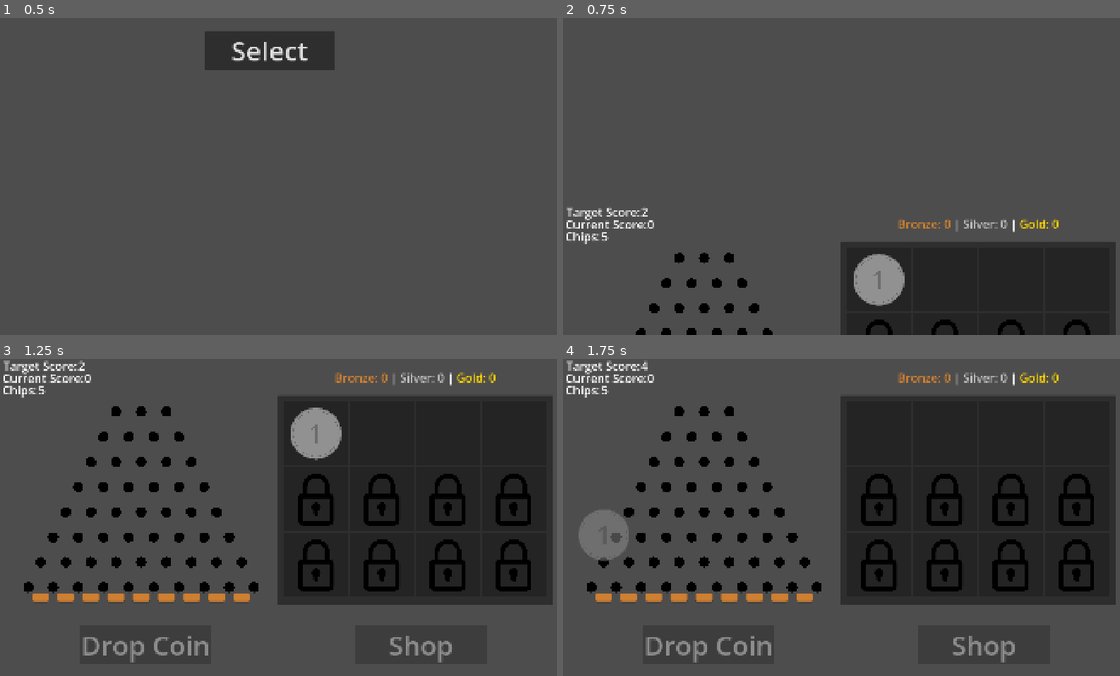
Above: before the commit, frames 1-4 (two rows, left to right).
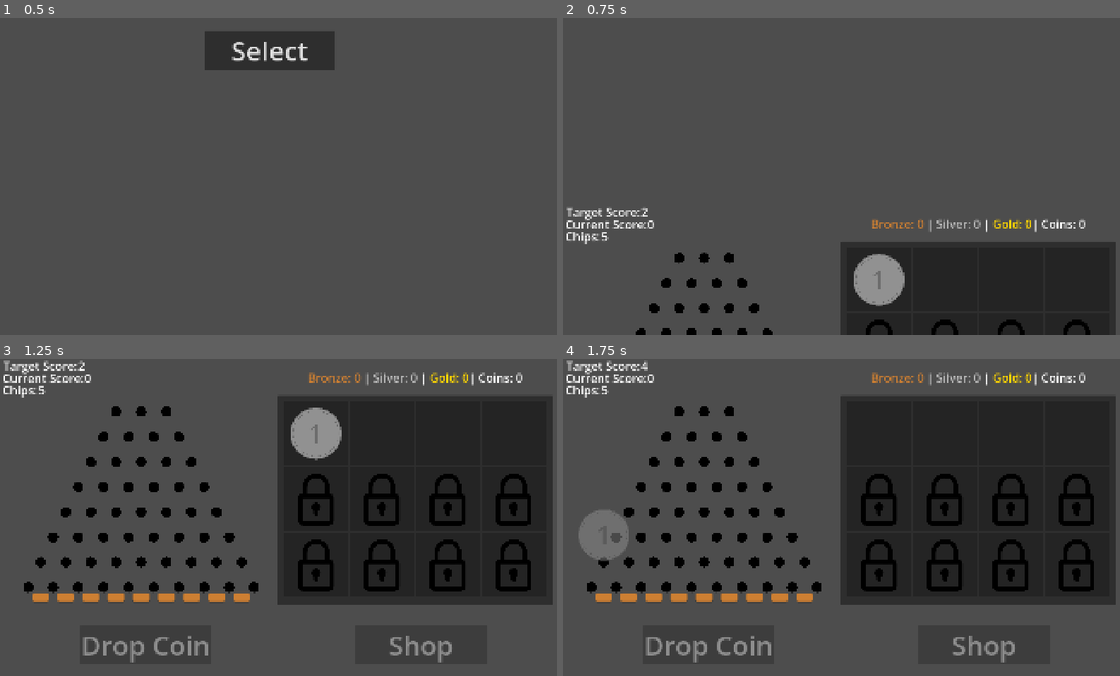
Above: after the commit, the same moments.

Repository: LicasBenjamin/PlinkoMerge
Game: Godot game, scene res://Scenes/main_scene.tscn
Two runs of this game, one before a commit and one after it. Both use one fixed random seed, a clock stepped at 60 frames per second and the inputs below. The engine's default icon, where the game draws it, is replaced by a stand-in: a white triangle on a blue panel in a dark square.
Inputs (mouse positions are in pixels of both pictures, inside the frame that each line leads up to):
- Up to frame 1 (0.5 s): no input
- Up to frame 2 (0.75 s): click "Select" at 0.5 s
- Up to frame 3 (1.25 s): no input
- Up to frame 4 (1.75 s): tap Enter at 1.25 s; drag from (880, 435) to (601, 603) at 1.27 s

Frame 1 is identical in both runs. In frame 2, 0.7% of the frame differs, in the area x 55-94%, y 63-68%; in frame 3, 0.7%, in the area x 55-94%, y 4-9%; in frame 4, 0.7%.

Commit message:
Finished off Currency update
I finished the currency update to where coins are consolidated to one unit and the shop behaves accordingly with new currency version. Made the system only give the target score amount of coins after defeating enemy.

Diff:
--- a/Scripts/Game_Manager.gd
+++ b/Scripts/Game_Manager.gd
@@ -50,11 +50,15 @@
 #End Round
 func end_round():
 	#check for win or lose, change state to Idle
+	#if won
+	Currency.add_c_coins(target_score)
 	current_state = State.Idle
 	round_ended.emit()
 
 #Need a function for when score is changed from award area
 func add_score(score : int):
+	if(current_state == State.Idle):
+		return
 	current_score += score
 	update_UI.emit(current_score, target_score)
 
--- a/Scripts/currency.gd
+++ b/Scripts/currency.gd
@@ -14,7 +14,9 @@
 	for key in amount:
 		coins[key] += amount[key]
 	#print(coins)
-	coin += c_amount
+
+func add_c_coins(amount: int):
+	coin += amount
 
 func spend_coins(amount: Dictionary, c_amount : int):
 	if not has_enough_coins(amount, c_amount):
--- a/Scripts/main_menu_ui.gd
+++ b/Scripts/main_menu_ui.gd
@@ -18,6 +18,7 @@
 	text += "[color=#cd7f32]Bronze: %d[/color] " % Currency.coins["bronze"]
 	text += "| [color=#c0c0c0]Silver: %d[/color] " % Currency.coins["silver"]
 	text += "| [color=#ffd700]Gold: %d[/color]" % Currency.coins["gold"]
+	text += "| Coins: " + str(Currency.coin)
 
 	currency_label.bbcode_enabled = true
 	currency_label.bbcode_text = text
--- a/Scripts/shop_slot.gd
+++ b/Scripts/shop_slot.gd
@@ -69,12 +69,14 @@
 		#The only upgrade that should be infinitely purchasable should go up 3x
 		#if the currency goes over 1k and it's not gold,
 		upgrade.cost = scale_cost(upgrade.cost, 1.3)
+		upgrade.c_cost = scale_c_cost(upgrade.c_cost, 1.3)
 		$text_margins/text/price.text = "Price: "+format_cost(upgrade.cost, upgrade.c_cost)
 		upgrade.uses+=1 #cancels out the adjustment at the start
 	else:
 		#adjust price
 		upgrade.cost_progression_index+=1
 		upgrade.cost = upgrade.cost_progression[upgrade.cost_progression_index]
+		upgrade.c_cost = upgrade.c_cost_progresison[upgrade.cost_progression_index]
 		$text_margins/text/price.text = "Price: "+format_cost(upgrade.cost, upgrade.c_cost)
 
 #Following 3 functions below are for scaling the coins upwards
@@ -83,6 +85,9 @@
 	#print(total)
 	total *= multiplier
 	return from_bronze(total)
+
+func scale_c_cost(coin : int, multiplier : float) -> int:
+	return coin * multiplier
 
 func from_bronze(total_bronze: int) -> Dictionary:
 	var result = {
